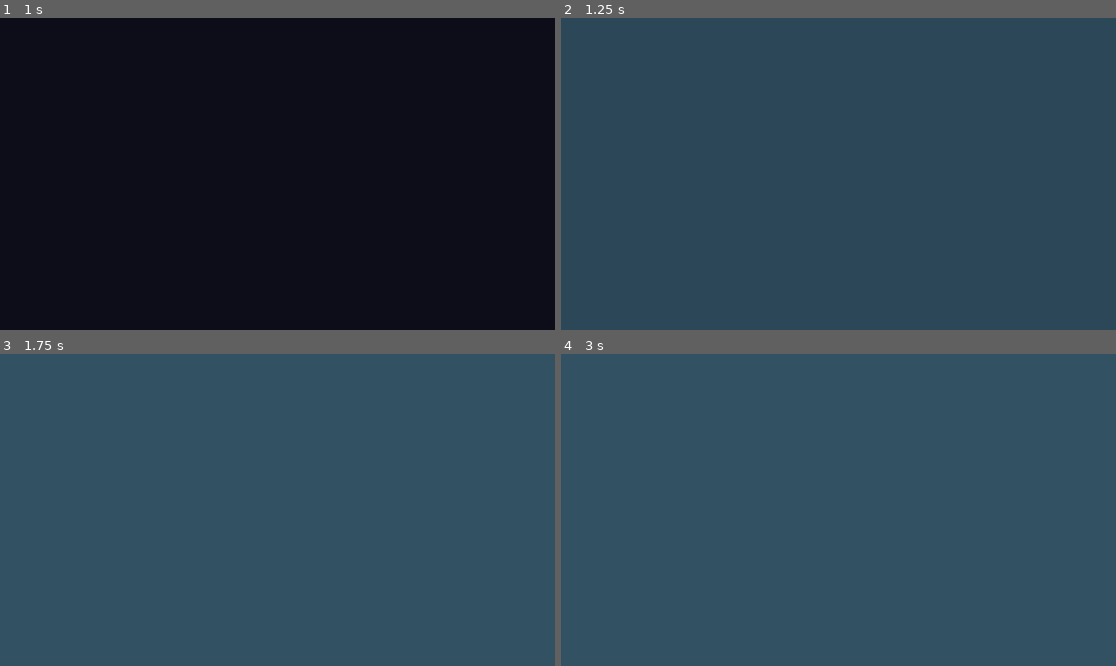
Above: before the commit, frames 1-4 (two rows, left to right).
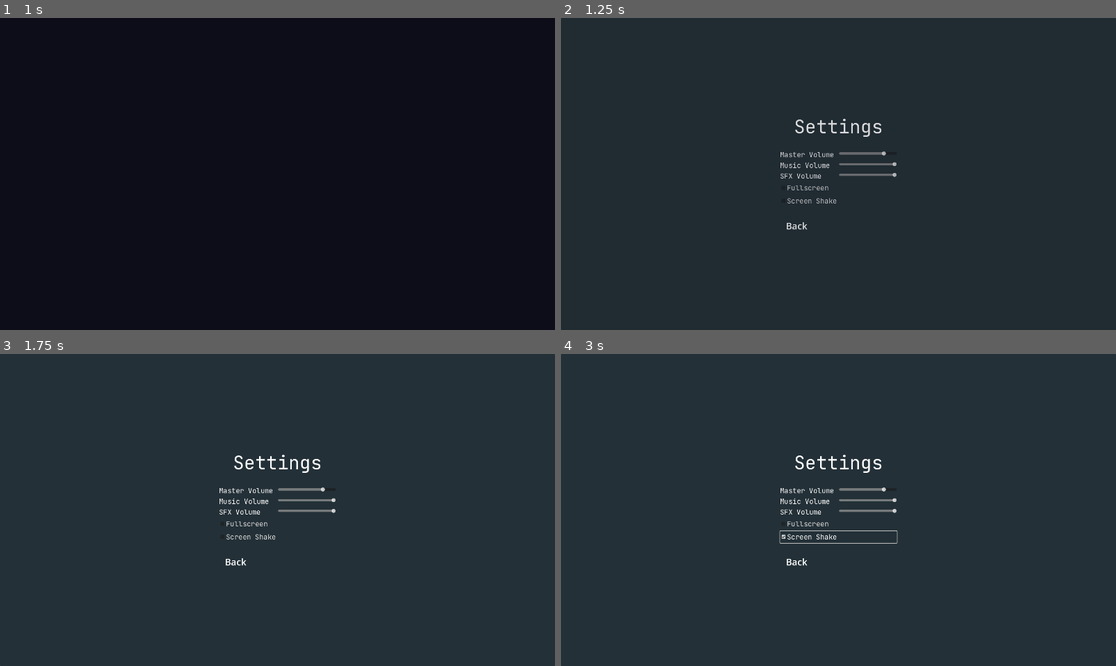
Above: after the commit, the same moments.

Repository: antax02/Mask-Spelet
Game: Godot game, scene res://scenes/ui/main_menu.tscn
Two runs of this game, one before a commit and one after it. Both use one fixed random seed, a clock stepped at 60 frames per second and the inputs below.
Inputs (mouse positions are in pixels of both pictures, inside the frame that each line leads up to):
- Up to frame 1 (1 s): click "Options" at 0.5 s
- Up to frame 2 (1.25 s): no input
- Up to frame 3 (1.75 s): click (277, 538) at 1.25 s, where only the run after the commit has a clickable "Screen Shake"
- Up to frame 4 (3 s): click (838, 563) at 2 s, where only the run after the commit has a clickable "Back"; click (838, 538) at 2.75 s, where only the run after the commit has a clickable "Screen Shake"

Frame 1 is identical in both runs. In frame 2, 100% of the frame differs, in the area x 0-100%, y 0-100%; in frame 3, 100%; in frame 4, 100%.

Commit message:
Add settings menu and update wind script location
Introduces a new settings menu scene and script, updates main menu to reference the new settings menu, and moves wind.gd from util to enviorment. Also adds a basic settings_manager script for future settings management.

Diff:
--- a/scenes/enviroment/wind.tscn
+++ b/scenes/enviroment/wind.tscn
@@ -1,6 +1,6 @@
 [gd_scene load_steps=4 format=3 uid="uid://bdbrjrh82eloc"]
 
-[ext_resource type="Script" uid="uid://jp04ifg2sptd" path="res://scripts/util/wind.gd" id="1_vqgfe"]
+[ext_resource type="Script" uid="uid://jp04ifg2sptd" path="res://scripts/enviorment/wind.gd" id="1_vqgfe"]
 [ext_resource type="Texture2D" uid="uid://dbxt8py5723yj" path="res://icon.svg" id="2_n4wxg"]
 
 [sub_resource type="RectangleShape2D" id="RectangleShape2D_vki8m"]
--- a/scenes/player/procedural_animation.tscn
+++ b/scenes/player/procedural_animation.tscn
@@ -4,3 +4,4 @@
 
 [node name="ProceduralAnimation" type="Node2D"]
 script = ExtResource("1_nulob")
+head_radius = 12.0
--- /dev/null
+++ b/scenes/ui/settings_menu.tscn
@@ -0,0 +1,115 @@
+[gd_scene load_steps=3 format=3 uid="uid://0wi7ra3ptidk"]
+
+[ext_resource type="Script" uid="uid://dvkrptcs5ft5n" path="res://scripts/ui/settings_menu.gd" id="1_mhswj"]
+[ext_resource type="Theme" uid="uid://ymoxu6tkn4db" path="res://resources/ui_theme.tres" id="1_qwcqe"]
+
+[node name="SettingsMenu" type="Control"]
+layout_mode = 3
+anchors_preset = 15
+anchor_right = 1.0
+anchor_bottom = 1.0
+grow_horizontal = 2
+grow_vertical = 2
+script = ExtResource("1_mhswj")
+
+[node name="Panel" type="Panel" parent="."]
+layout_mode = 1
+anchors_preset = 15
+anchor_right = 1.0
+anchor_bottom = 1.0
+grow_horizontal = 2
+grow_vertical = 2
+
+[node name="MarginContainer" type="MarginContainer" parent="Panel"]
+layout_mode = 1
+anchors_preset = 8
+anchor_left = 0.5
+anchor_top = 0.5
+anchor_right = 0.5
+anchor_bottom = 0.5
+offset_left = -68.5
+offset_top = -50.0
+offset_right = 68.5
+offset_bottom = 50.0
+grow_horizontal = 2
+grow_vertical = 2
+
+[node name="VBoxContainer" type="VBoxContainer" parent="Panel/MarginContainer"]
+layout_mode = 2
+
+[node name="SettingsLabel" type="Label" parent="Panel/MarginContainer/VBoxContainer"]
+layout_mode = 2
+theme = ExtResource("1_qwcqe")
+theme_override_font_sizes/font_size = 64
+text = "Settings"
+horizontal_alignment = 1
+
+[node name="Spacer" type="MarginContainer" parent="Panel/MarginContainer/VBoxContainer"]
+layout_mode = 2
+theme_override_constants/margin_top = 30
+
+[node name="MasterVolumeContainer" type="HBoxContainer" parent="Panel/MarginContainer/VBoxContainer"]
+layout_mode = 2
+
+[node name="MasterVolumeLabel" type="Label" parent="Panel/MarginContainer/VBoxContainer/MasterVolumeContainer"]
+custom_minimum_size = Vector2(200, 30)
+layout_mode = 2
+theme = ExtResource("1_qwcqe")
+theme_override_font_sizes/font_size = 24
+text = "Master Volume"
+
+[node name="MasterVolumeSlider" type="HSlider" parent="Panel/MarginContainer/VBoxContainer/MasterVolumeContainer"]
+custom_minimum_size = Vector2(200, 25)
+layout_mode = 2
+value = 80.0
+
+[node name="MusicVolumeContainer" type="HBoxContainer" parent="Panel/MarginContainer/VBoxContainer"]
+layout_mode = 2
+
+[node name="MusicVolumeLabel" type="Label" parent="Panel/MarginContainer/VBoxContainer/MusicVolumeContainer"]
+custom_minimum_size = Vector2(200, 30)
+layout_mode = 2
+theme = ExtResource("1_qwcqe")
+theme_override_font_sizes/font_size = 24
+text = "Music Volume"
+
+[node name="MusicVolumeSlider" type="HSlider" parent="Panel/MarginContainer/VBoxContainer/MusicVolumeContainer"]
+custom_minimum_size = Vector2(200, 25)
+layout_mode = 2
+value = 100.0
+
+[node name="SFXVolumeContainer" type="HBoxContainer" parent="Panel/MarginContainer/VBoxContainer"]
+layout_mode = 2
+
+[node name="SFXVolumeLabel" type="Label" parent="Panel/MarginContainer/VBoxContainer/SFXVolumeContainer"]
+custom_minimum_size = Vector2(200, 30)
+layout_mode = 2
+theme = ExtResource("1_qwcqe")
+theme_override_font_sizes/font_size = 24
+text = "SFX Volume"
+
+[node name="SFXVolumeSlider" type="HSlider" parent="Panel/MarginContainer/VBoxContainer/SFXVolumeContainer"]
+custom_minimum_size = Vector2(200, 25)
+layout_mode = 2
+value = 100.0
+
+[node name="CheckBox" type="CheckBox" parent="Panel/MarginContainer/VBoxContainer"]
+layout_mode = 2
+theme = ExtResource("1_qwcqe")
+theme_override_font_sizes/font_size = 24
+text = "Fullscreen"
+
+[node name="CheckBox2" type="CheckBox" parent="Panel/MarginContainer/VBoxContainer"]
+layout_mode = 2
+theme = ExtResource("1_qwcqe")
+theme_override_font_sizes/font_size = 24
+text = "Screen Shake"
+
+[node name="Spacer2" type="MarginContainer" parent="Panel/MarginContainer/VBoxContainer"]
+layout_mode = 2
+theme_override_constants/margin_top = 30
+
+[node name="Back" type="Button" parent="Panel/MarginContainer/VBoxContainer"]
+layout_mode = 2
+theme_override_font_sizes/font_size = 24
+text = "Back"
--- a/scripts/ui/main_menu.gd
+++ b/scripts/ui/main_menu.gd
@@ -94,7 +94,7 @@
 
 
 func _on_options_pressed():
-	SceneTransition.change_scene("res://scenes/ui/options_menu.tscn")
+	SceneTransition.change_scene("res://scenes/ui/settings_menu.tscn")
 
 
 func _on_credits_pressed():
--- /dev/null
+++ b/scripts/ui/settings_menu.gd
@@ -0,0 +1,46 @@
+extends Control
+
+@onready var back_button: Button = $Panel/MarginContainer/VBoxContainer/Back
+
+const HOVER_OFFSET = 10
+const HOVER_DURATION = 0.15
+const FADE_DURATION = 0.3
+
+const BUTTON_FONT_SIZE = 32
+const BUTTON_CORNER_RADIUS = 8
+const BUTTON_PADDING = Vector4(20, 5, 20, 5)
+
+
+func _ready() -> void:
+	var stylebox_normal = _create_stylebox(Color(0, 0, 0, 0), 0)
+	var stylebox_hover = _create_stylebox(Color(1, 1, 1, 0.1), BUTTON_CORNER_RADIUS)
+	var stylebox_pressed = _create_stylebox(Color(1, 1, 1, 0.15), BUTTON_CORNER_RADIUS)
+
+	back_button.add_theme_stylebox_override("normal", stylebox_normal)
+	back_button.add_theme_stylebox_override("hover", stylebox_hover)
+	back_button.add_theme_stylebox_override("pressed", stylebox_pressed)
+	back_button.add_theme_stylebox_override("focus", stylebox_normal)
+
+	back_button.add_theme_color_override("font_color", Color.WHITE)
+	back_button.add_theme_color_override("font_hover_color", Color.WHITE)
+	back_button.add_theme_color_override("font_pressed_color", Color.WHITE)
+	back_button.add_theme_font_size_override("font_size", BUTTON_FONT_SIZE)
+	back_button.alignment = HORIZONTAL_ALIGNMENT_LEFT
+
+
+func _create_stylebox(bg_color: Color, corner_radius: int) -> StyleBoxFlat:
+	var stylebox = StyleBoxFlat.new()
+	stylebox.bg_color = bg_color
+	stylebox.border_width_left = 0
+	stylebox.border_width_top = 0
+	stylebox.border_width_right = 0
+	stylebox.border_width_bottom = 0
+	stylebox.corner_radius_top_left = corner_radius
+	stylebox.corner_radius_top_right = corner_radius
+	stylebox.corner_radius_bottom_left = corner_radius
+	stylebox.corner_radius_bottom_right = corner_radius
+	stylebox.content_margin_left = BUTTON_PADDING.x
+	stylebox.content_margin_top = BUTTON_PADDING.y
+	stylebox.content_margin_right = BUTTON_PADDING.z
+	stylebox.content_margin_bottom = BUTTON_PADDING.w
+	return stylebox
--- /dev/null
+++ b/scripts/util/settings_manager.gd
@@ -0,0 +1 @@
+extends Node
Renamed: scripts/util/wind.gd -> scripts/enviorment/wind.gd
Renamed: scripts/util/wind.gd.uid -> scripts/enviorment/wind.gd.uid
Not shown, added: scripts/ui/settings_menu.gd.uid
Not shown, added: scripts/util/settings_manager.gd.uid
